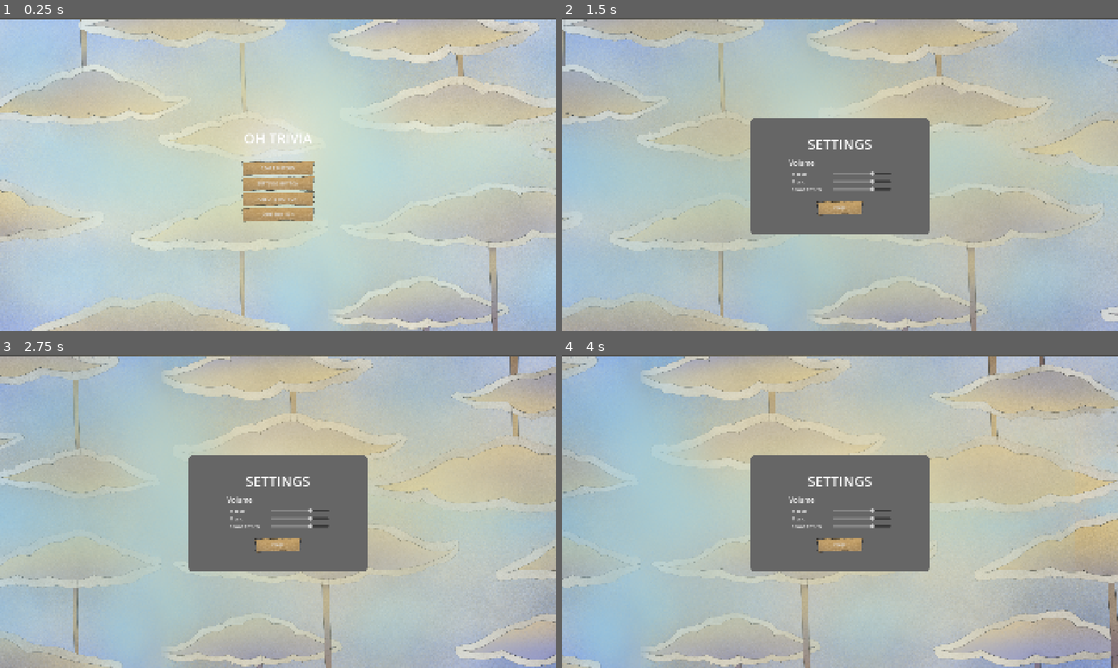
Above: before the commit, frames 1-4 (two rows, left to right).
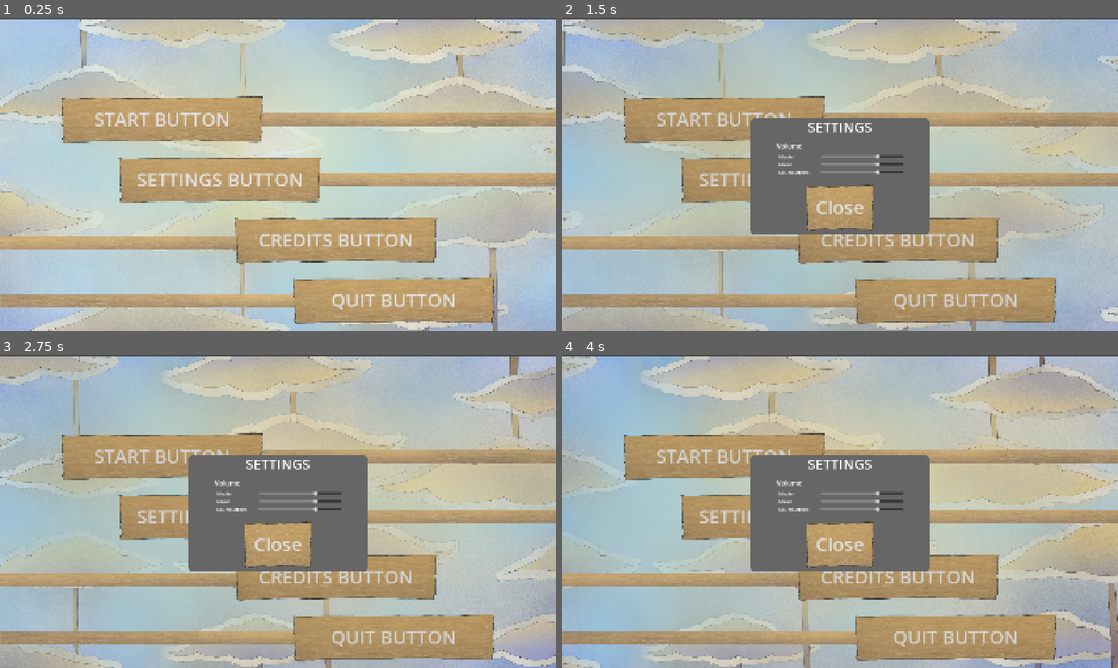
Above: after the commit, the same moments.

Repository: Mr-Patipa/Rockstair-Brackeys-Game-Jam-2026
Game: Godot game, scene res://Scenes/BaseGameScenes/MainMenu.tscn
The game is run twice, just before and just after one commit, with the same random seed, the same clock (stepped at 60 frames per second) and the same inputs.
Inputs:
- Up to frame 1 (0.25 s): no input
- Up to frame 2 (1.5 s): click "SETTINGS BUTTON" at 0.5 s; click "CREDITS BUTTON" at 1.25 s
- Up to frame 3 (2.75 s): click "START BUTTON" at 2 s
- Up to frame 4 (4 s): click "START BUTTON" at 2.75 s; click "START BUTTON" at 3.5 s

The runs differ from the first frame. In frame 1, 28% of the frame differs, in the area x 0-100%, y 0-100%; in frame 2, 25%; in frame 3, 25%; in frame 4, 25%.

Commit message:
Main Menu Button Layout

Diff:
--- a/brackey's-game/Resources/Themes&StyleBox/SMALL_Hover_Button.tres
+++ /dev/null
@@ -1,21 +0,0 @@
-[gd_resource type="StyleBoxTexture" format=3 uid="uid://cleknb6lcwiyk"]
-
-[ext_resource type="Texture2D" uid="uid://bwgf4ljokixqn" path="res://Resources/Art/SMALL Button/brokey ui button for the settings and credits.png" id="1_gvgud"]
-
-[resource]
-content_margin_left = 8.0
-content_margin_top = 8.0
-content_margin_right = 8.0
-content_margin_bottom = 8.0
-texture = ExtResource("1_gvgud")
-texture_margin_left = 11.633756
-texture_margin_top = 11.633756
-texture_margin_right = 12.0
-texture_margin_bottom = 12.481952
-expand_margin_left = 8.0
-expand_margin_top = 4.0
-expand_margin_right = 8.0
-expand_margin_bottom = 4.0
-axis_stretch_horizontal = 2
-axis_stretch_vertical = 2
-region_rect = Rect2(225, 167, 332, 87)
--- a/brackey's-game/Resources/Themes&StyleBox/SMALL_Normal_Button.tres
+++ b/brackey's-game/Resources/Themes&StyleBox/SMALL_Normal_Button.tres
@@ -3,19 +3,9 @@
 [ext_resource type="Texture2D" uid="uid://bwgf4ljokixqn" path="res://Resources/Art/SMALL Button/brokey ui button for the settings and credits.png" id="1_31rgr"]
 
 [resource]
-content_margin_left = 8.0
-content_margin_top = 8.0
-content_margin_right = 8.0
-content_margin_bottom = 12.0
+content_margin_left = 32.0
+content_margin_top = 32.0
+content_margin_right = 32.0
+content_margin_bottom = 40.0
 texture = ExtResource("1_31rgr")
-texture_margin_left = 11.633756
-texture_margin_top = 11.633756
-texture_margin_right = 12.0
-texture_margin_bottom = 12.481952
-expand_margin_left = 8.0
-expand_margin_top = 4.0
-expand_margin_right = 8.0
-expand_margin_bottom = 4.0
-axis_stretch_horizontal = 2
-axis_stretch_vertical = 2
 region_rect = Rect2(225, 167, 332, 87)
--- a/brackey's-game/Resources/Themes&StyleBox/SMALL_Pressed_Button.tres
+++ /dev/null
@@ -1,21 +0,0 @@
-[gd_resource type="StyleBoxTexture" format=3 uid="uid://dbjly2ipmr7di"]
-
-[ext_resource type="Texture2D" uid="uid://t8wx4ak73kx3" path="res://Resources/Art/SMALL Button/brokey ui button for the settings and credits INTERACT.png" id="1_i8uet"]
-
-[resource]
-content_margin_left = 8.0
-content_margin_top = 8.0
-content_margin_right = 8.0
-content_margin_bottom = 12.0
-texture = ExtResource("1_i8uet")
-texture_margin_left = 19.0
-texture_margin_top = 18.0
-texture_margin_right = 21.0
-texture_margin_bottom = 18.0
-expand_margin_left = 8.0
-expand_margin_top = 4.0
-expand_margin_right = 8.0
-expand_margin_bottom = 4.0
-axis_stretch_horizontal = 2
-axis_stretch_vertical = 2
-region_rect = Rect2(209, 152, 365, 120)
--- a/brackey's-game/Resources/Themes&StyleBox/UI.tres
+++ b/brackey's-game/Resources/Themes&StyleBox/UI.tres
@@ -1,10 +1,47 @@
 [gd_resource type="Theme" format=3 uid="uid://spam7lnwgls4"]
 
 [ext_resource type="StyleBox" uid="uid://donk65xuyuprl" path="res://Resources/Themes&StyleBox/SMALL_Normal_Button.tres" id="1_lpe53"]
-[ext_resource type="StyleBox" uid="uid://cleknb6lcwiyk" path="res://Resources/Themes&StyleBox/SMALL_Hover_Button.tres" id="1_mmrvc"]
-[ext_resource type="StyleBox" uid="uid://dbjly2ipmr7di" path="res://Resources/Themes&StyleBox/SMALL_Pressed_Button.tres" id="3_42a7u"]
+[ext_resource type="Texture2D" uid="uid://bwgf4ljokixqn" path="res://Resources/Art/SMALL Button/brokey ui button for the settings and credits.png" id="1_mmrvc"]
+[ext_resource type="Texture2D" uid="uid://t8wx4ak73kx3" path="res://Resources/Art/SMALL Button/brokey ui button for the settings and credits INTERACT.png" id="3_42a7u"]
+
+[sub_resource type="StyleBoxTexture" id="StyleBoxTexture_h0ey4"]
+content_margin_left = 8.0
+content_margin_top = 8.0
+content_margin_right = 8.0
+content_margin_bottom = 8.0
+texture = ExtResource("1_mmrvc")
+texture_margin_left = 11.633756
+texture_margin_top = 11.633756
+texture_margin_right = 12.0
+texture_margin_bottom = 12.481952
+expand_margin_left = 8.0
+expand_margin_top = 4.0
+expand_margin_right = 8.0
+expand_margin_bottom = 4.0
+axis_stretch_horizontal = 2
+axis_stretch_vertical = 2
+region_rect = Rect2(225, 167, 332, 87)
+
+[sub_resource type="StyleBoxTexture" id="StyleBoxTexture_jp5k5"]
+content_margin_left = 8.0
+content_margin_top = 8.0
+content_margin_right = 8.0
+content_margin_bottom = 12.0
+texture = ExtResource("3_42a7u")
+texture_margin_left = 19.0
+texture_margin_top = 18.0
+texture_margin_right = 21.0
+texture_margin_bottom = 18.0
+expand_margin_left = 8.0
+expand_margin_top = 4.0
+expand_margin_right = 8.0
+expand_margin_bottom = 4.0
+axis_stretch_horizontal = 2
+axis_stretch_vertical = 2
+region_rect = Rect2(209, 152, 365, 120)
 
 [resource]
-Button/styles/hover = ExtResource("1_mmrvc")
+Button/font_sizes/font_size = 64
+Button/styles/hover = SubResource("StyleBoxTexture_h0ey4")
 Button/styles/normal = ExtResource("1_lpe53")
-Button/styles/pressed = ExtResource("3_42a7u")
+Button/styles/pressed = SubResource("StyleBoxTexture_jp5k5")
--- a/brackey's-game/Scenes/BaseGameScenes/MainMenu.tscn
+++ b/brackey's-game/Scenes/BaseGameScenes/MainMenu.tscn
@@ -6,8 +6,9 @@
 [ext_resource type="Script" uid="uid://c7aklhfnunr6i" path="res://Scripts/AudioManager/button_sfx.gd" id="2_yfgks"]
 [ext_resource type="PackedScene" uid="uid://cvhb4hw1poa8p" path="res://Scenes/OverlayScenes/Credits.tscn" id="3_bmia4"]
 [ext_resource type="PackedScene" uid="uid://dnai8gsubyu16" path="res://Scenes/BackgroundScenes/CloudMovingLoop.tscn" id="3_jqjab"]
+[ext_resource type="Texture2D" uid="uid://ciaxkwjwic86f" path="res://Resources/Art/Bare UI Layout/Brackey UI menu_back structure only_without title on the top.png" id="7_i2ll5"]
 
-[node name="MainMenu" type="Control" unique_id=1439119883]
+[node name="MainMenu" type="Control" unique_id=1439119883 node_paths=PackedStringArray("start_button", "settings_button", "credits_button", "exit_button")]
 layout_mode = 3
 anchors_preset = 15
 anchor_right = 1.0
@@ -16,55 +17,94 @@
 grow_vertical = 2
 theme = ExtResource("1_2uw17")
 script = ExtResource("1_2v2qq")
+start_button = NodePath("VBoxContainer/MarginContainer/StartButton")
+settings_button = NodePath("VBoxContainer/MarginContainer2/SettingsButton")
+credits_button = NodePath("VBoxContainer/MarginContainer3/CreditsButton")
+exit_button = NodePath("VBoxContainer/MarginContainer4/ExitButton")
 
-[node name="Background01" parent="." unique_id=615502337 instance=ExtResource("3_jqjab")]
+[node name="Background" parent="." unique_id=615502337 instance=ExtResource("3_jqjab")]
 layout_mode = 0
+offset_top = 1.0
+offset_bottom = 1081.0
 
-[node name="VBoxContainer2" type="VBoxContainer" parent="." unique_id=2079394179]
+[node name="TextureRect" type="TextureRect" parent="." unique_id=1080425106]
 layout_mode = 1
 anchors_preset = 8
 anchor_left = 0.5
 anchor_top = 0.5
 anchor_right = 0.5
 anchor_bottom = 0.5
-offset_left = -76.0
-offset_top = -64.0
-offset_right = 76.0
-offset_bottom = 64.0
+offset_left = -960.0
+offset_top = -540.0
+offset_right = 960.0
+offset_bottom = 540.0
 grow_horizontal = 2
 grow_vertical = 2
-theme_override_constants/separation = 50
+texture = ExtResource("7_i2ll5")
 
-[node name="Label" type="Label" parent="VBoxContainer2" unique_id=406830267]
+[node name="VBoxContainer" type="VBoxContainer" parent="." unique_id=1785092279]
+layout_mode = 1
+anchors_preset = 8
+anchor_left = 0.5
+anchor_top = 0.5
+anchor_right = 0.5
+anchor_bottom = 0.5
+offset_left = -319.0
+offset_top = -392.0
+offset_right = 319.0
+offset_bottom = 392.0
+grow_horizontal = 2
+grow_vertical = 2
+theme_override_constants/separation = 48
+
+[node name="MarginContainer5" type="MarginContainer" parent="VBoxContainer" unique_id=1171207076]
 layout_mode = 2
-theme_override_font_sizes/font_size = 48
-text = "OH TRIVIA"
-horizontal_alignment = 1
+theme_override_constants/margin_top = 200
 
-[node name="VBoxContainer" type="VBoxContainer" parent="VBoxContainer2" unique_id=1785092279]
+[node name="MarginContainer" type="MarginContainer" parent="VBoxContainer" unique_id=1310675323]
 layout_mode = 2
-theme_override_constants/separation = 10
+theme_override_constants/margin_right = 800
 
-[node name="StartButton" type="Button" parent="VBoxContainer2/VBoxContainer" unique_id=1531679638]
+[node name="StartButton" type="Button" parent="VBoxContainer/MarginContainer" unique_id=1531679638]
+custom_minimum_size = Vector2(700, 0)
 layout_mode = 2
+size_flags_horizontal = 4
 theme = ExtResource("1_2uw17")
 text = "START BUTTON"
 script = ExtResource("2_yfgks")
 
-[node name="SettingsButton" type="Button" parent="VBoxContainer2/VBoxContainer" unique_id=239649265]
+[node name="MarginContainer2" type="MarginContainer" parent="VBoxContainer" unique_id=997171411]
 layout_mode = 2
+theme_override_constants/margin_right = 400
+
+[node name="SettingsButton" type="Button" parent="VBoxContainer/MarginContainer2" unique_id=239649265]
+custom_minimum_size = Vector2(700, 0)
+layout_mode = 2
+size_flags_horizontal = 4
 theme = ExtResource("1_2uw17")
 text = "SETTINGS BUTTON"
 script = ExtResource("2_yfgks")
 
-[node name="CreditsButton" type="Button" parent="VBoxContainer2/VBoxContainer" unique_id=551233266]
+[node name="MarginContainer3" type="MarginContainer" parent="VBoxContainer" unique_id=1807315633]
 layout_mode = 2
+theme_override_constants/margin_left = 400
+
+[node name="CreditsButton" type="Button" parent="VBoxContainer/MarginContainer3" unique_id=551233266]
+custom_minimum_size = Vector2(700, 0)
+layout_mode = 2
+size_flags_horizontal = 4
 theme = ExtResource("1_2uw17")
 text = "CREDITS BUTTON"
 script = ExtResource("2_yfgks")
 
-[node name="ExitButton" type="Button" parent="VBoxContainer2/VBoxContainer" unique_id=1844401125]
+[node name="MarginContainer4" type="MarginContainer" parent="VBoxContainer" unique_id=1512454586]
 layout_mode = 2
+theme_override_constants/margin_left = 800
+
+[node name="ExitButton" type="Button" parent="VBoxContainer/MarginContainer4" unique_id=1844401125]
+custom_minimum_size = Vector2(700, 0)
+layout_mode = 2
+size_flags_horizontal = 4
 theme = ExtResource("1_2uw17")
 text = "QUIT BUTTON"
 script = ExtResource("2_yfgks")
--- a/brackey's-game/Scripts/main_menu.gd
+++ b/brackey's-game/Scripts/main_menu.gd
@@ -1,9 +1,10 @@
 extends Control
 
-@onready var start_button: Button = $VBoxContainer2/VBoxContainer/StartButton
-@onready var settings_button: Button = $VBoxContainer2/VBoxContainer/SettingsButton
-@onready var credits_button: Button = $VBoxContainer2/VBoxContainer/CreditsButton
-@onready var exit_button: Button = $VBoxContainer2/VBoxContainer/ExitButton
+@export var start_button: ButtonSFX
+@export var settings_button: ButtonSFX
+@export var credits_button: ButtonSFX
+@export var exit_button: ButtonSFX
+
 @onready var settings_overlay: Control = $Settings
 @onready var credits_overlay: Control = $Credits
 
--- a/brackey's-game/project.godot
+++ b/brackey's-game/project.godot
@@ -25,6 +25,7 @@
 
 window/size/viewport_width=1920
 window/size/viewport_height=1080
+window/size/resizable=false
 window/stretch/mode="canvas_items"
 window/stretch/aspect="expand"
 
